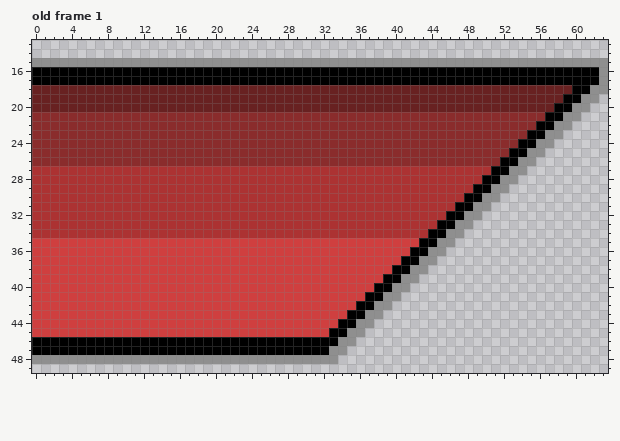
Pixel-art file, stored at Assets/01. Scenes/CDG/StatusBoxAssets/HPBar.aseprite. Above: the version before the commit.
64x64 pixels, 1 frame. Shown: old frame 1: x 0..63, y 13..49. The commit also changed other frames, which this record leaves out.
The same view after the edit:
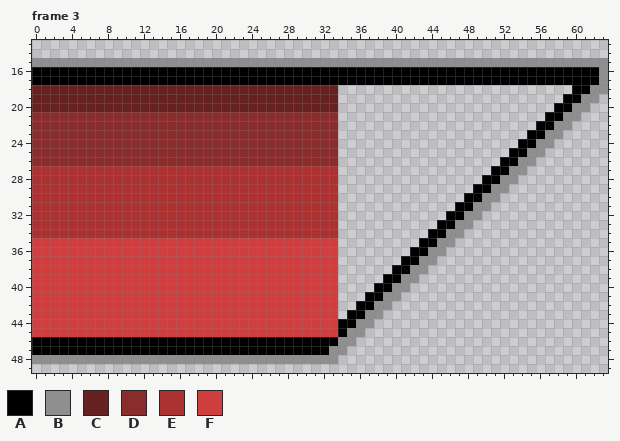
Palette (. is transparent): A #000000  B #8f8f8f  C #682121  D #8a2c2c  E #ac3232  F #cf3f3f
A new or re-ordered frame is compared with the old frame closest to it.
Change:
frames 1 -> 10
Frame 3 is new; against old frame 1, layer "Layer 1":
Colour F replaces colour A in row 45 at x 33.
The author cleared colour C in row 18 at x 34 to 59; in row 19 at x 34 to 58; in row 20 at x 34 to 57.
The author cleared colour D in row 21 at x 34 to 56; in row 22 at x 34 to 55; in row 23 at x 34 to 54; in row 24 at x 34 to 53; in row 25 at x 34 to 52; in row 26 at x 34 to 51.
The author cleared colour E in row 27 at x 34 to 50; in row 28 at x 34 to 49; in row 29 at x 34 to 48; in row 30 at x 34 to 47; in row 31 at x 34 to 46; in row 32 at x 34 to 45.
The author cleared colour E in row 33 at x 34 to 44; in row 34 at x 34 to 43.
The author cleared colour F in row 35 at x 34 to 42; in row 36 at x 34 to 41; in row 37 at x 34 to 40; in row 38 at x 34 to 39; in row 39 at x 34 to 38; in row 40 at x 34 to 37.
The author cleared colour F in row 41 at x 34 to 36; in row 42 at x 34 to 35; in row 43 at x 34.
Changed places in both pictures, as pixel boxes (x1, y1, x2, y2):
changed: (329, 85, 572, 337)
